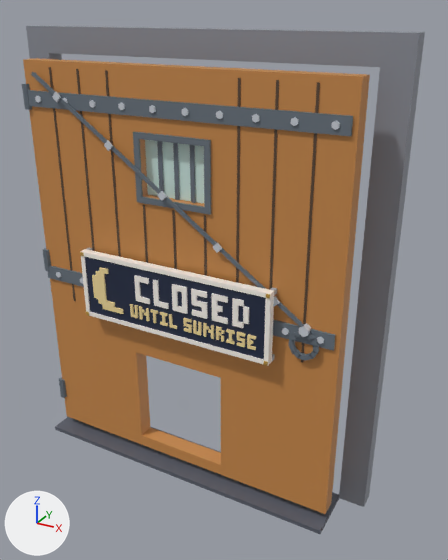
Renders of the FBX model assets/cat-cafe/exports/CatCafe_Door_Drawbridge_Back.fbx from each side of a commit.
The view is the same before and after, from a camera (50 mm lens) standing at (0.054, -0.0828, 0.0825) and looking at (0.006, 0.0045, 0.0389). The lights are fixed; the arrows at lower left show +X, +Y and +Z. The older version comes first. Where no turn or scale is listed for an object, it has been applied to the vertices.

The first picture shows 'CatCafe_Door_Drawbridge_Back', 'CatCafe_Door_Drawbridge_Back_Leaf', 'CatCafe_Door_Drawbridge_Back_Leaf_Glass', 'CatCafe_Door_Drawbridge_Back_Sign', 'CatCafe_Door_Drawbridge_Back_Sign_Bulb'.
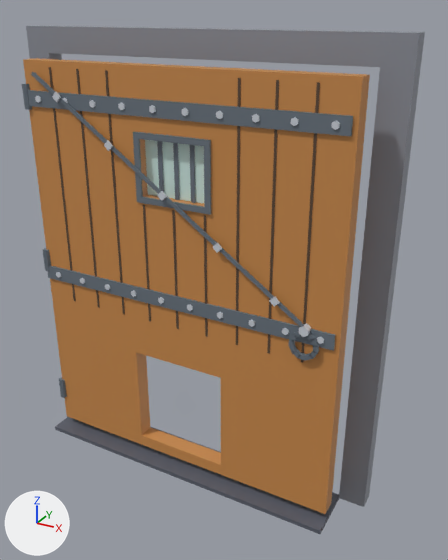
Location of each change, (x1, y1, x2, y2) in pixels of the pictures (448 x 560 px):
'CatCafe_Door_Drawbridge_Back_Sign', deleted: before (80, 247, 277, 366)
'CatCafe_Door_Drawbridge_Back_Sign_Bulb', deleted: before (92, 267, 256, 350)

Diff of the bpy script that builds the scene:
```diff
--- a/assets/cat-cafe/exports/CatCafe_Door_Drawbridge_Back.fbx.py
+++ b/assets/cat-cafe/exports/CatCafe_Door_Drawbridge_Back.fbx.py
@@ ob_catcafe_door_drawbridge_back_sign_bulb @@
-ob_catcafe_door_drawbridge_back_sign_bulb = bpy.data.objects.new('CatCafe_Door_Drawbridge_Back_Sign_Bulb', me_catcafe_door_drawbridge_back_sign_bulb)
-ob_catcafe_door_drawbridge_back_sign_bulb.location = (-0.0288, -0.0022, 0.0)
@@ ob_catcafe_door_drawbridge_back_sign @@
-ob_catcafe_door_drawbridge_back_sign = bpy.data.objects.new('CatCafe_Door_Drawbridge_Back_Sign', me_catcafe_door_drawbridge_back_sign)
-ob_catcafe_door_drawbridge_back_sign.location = (-0.0288, -0.0022, 0.0)
```
